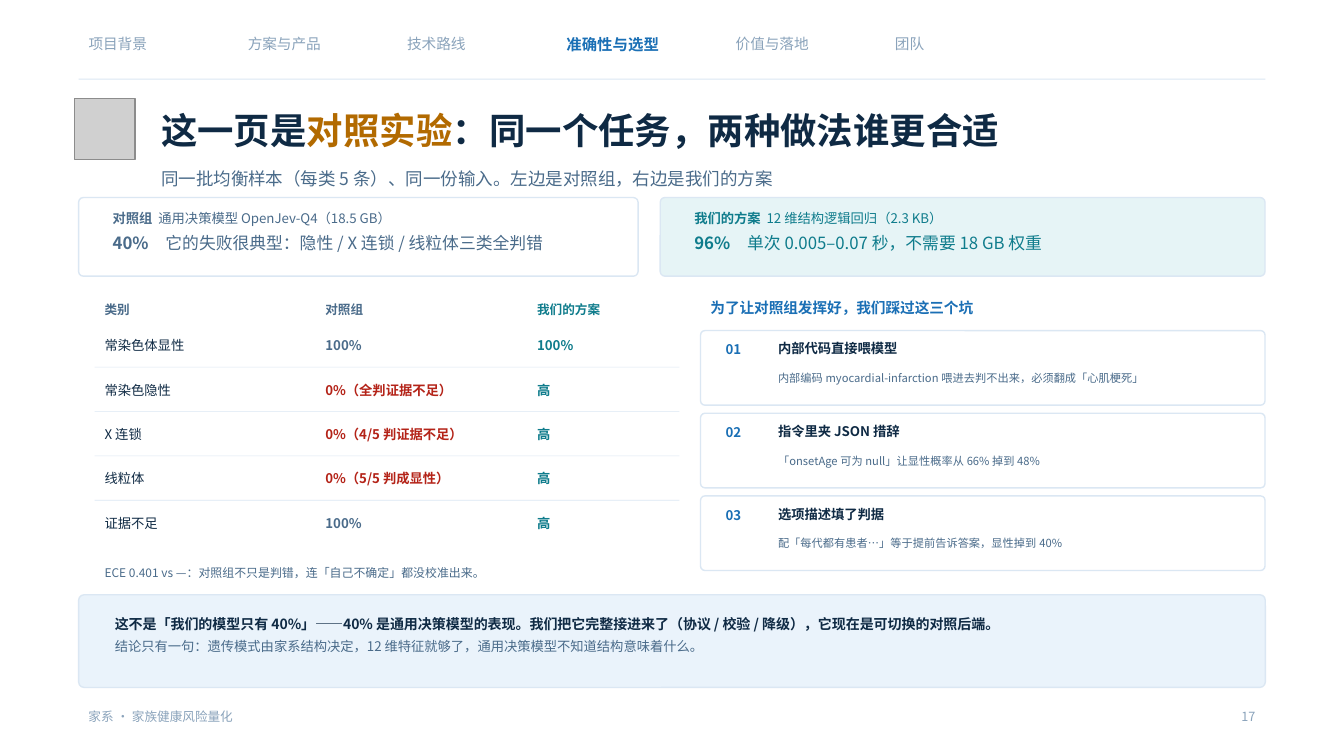
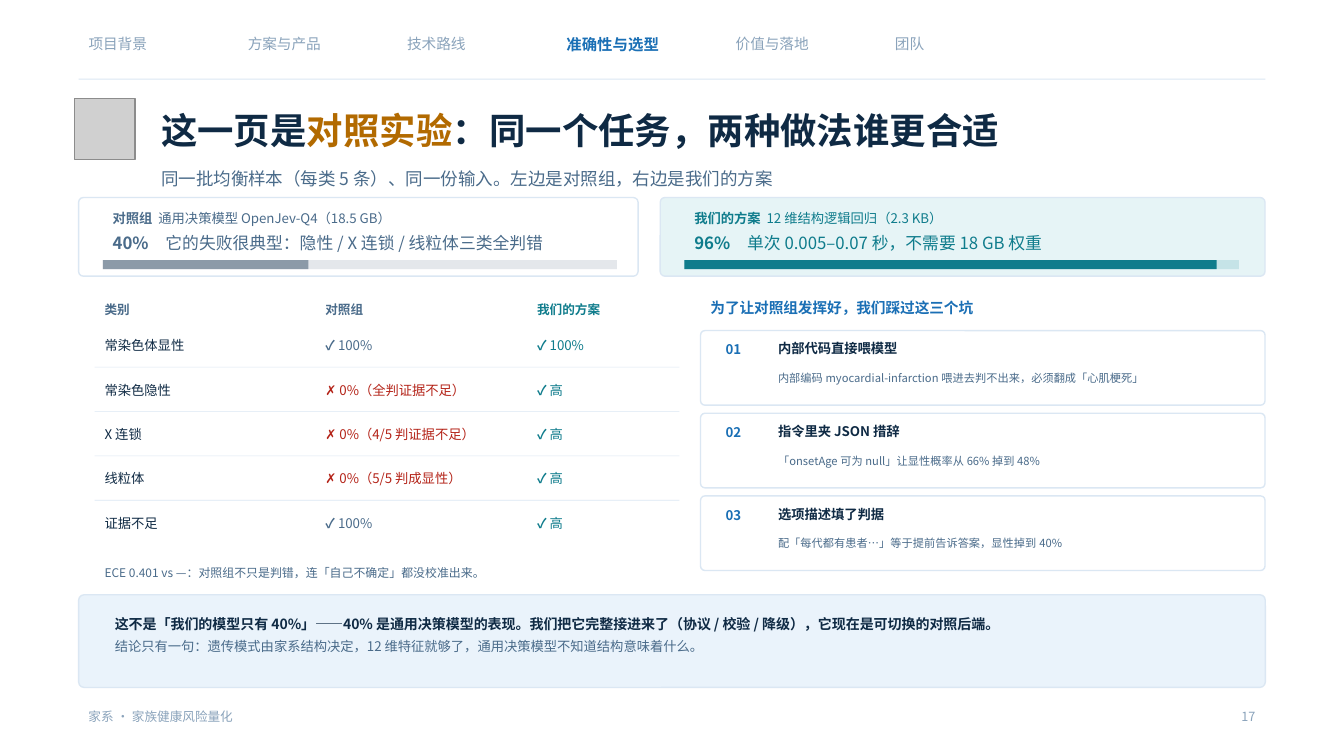
Before and after one commit to NimuStudio/jiaxi, a slide deck: slide 17 of deliverables/家系-答辩-v2.pptx. Drawn at 1344x756 pixels with LibreOffice and Linux fonts; fonts in the diff are those of the drawing; grey boxes stand for pictures; background and template pictures are left out. Boxes give left, top, right and bottom in pixels: in the first picture for what was removed or moved away, otherwise in the second. Text is boxed around its words. In the diff, an @@ line names an element or a change of style, - is before the commit and + after.

Commit message:
docs(deck): 对照页视觉化——比例条 + 勾叉标记
表格读起来慢，评委要逐个数字比。改成一眼看图：
- 两张身份卡底部各加一条比例条：对照组灰条只到 40%，我们的墨青条铺到 96%
- 逐类表格的行首加 ✓ / ✗：✓ 墨青、✗ 红，先看图形再看百分比
- 数字保留在标记后面，不牺牲准确性（仍然写明「0%（全判证据不足）」这类口径）

```diff
--- a/deliverables/家系-答辩-v2.pptx
+++ b/deliverables/家系-答辩-v2.pptx
@@ rectangle added at (x1=103, y1=260, x2=617, y2=269), fill #E4E7EB @@
@@ rectangle added at (x1=103, y1=260, x2=309, y2=269), fill #8C9AA8 @@
@@ rectangle added at (x1=685, y1=260, x2=1239, y2=269), fill #C5E3E7 @@
@@ rectangle added at (x1=685, y1=260, x2=1217, y2=269), fill #0F7C8C @@
@@ text at (x1=338, y1=340, x2=372, y2=350): text changed; bold off @@
-100%
+✓ 100%
@@ text at (x1=550, y1=340, x2=584, y2=350): text changed; bold off @@
-100%
+✓ 100%
@@ text at (x1=339, y1=384, x2=465, y2=396): text changed; bold off @@
-0%（全判证据不足）
+✗ 0%（全判证据不足）
@@ text at (x1=550, y1=384, x2=563, y2=396): text changed @@
-高
+✓ 高
@@ text at (x1=339, y1=428, x2=475, y2=442): text changed; bold off @@
-0%（4/5 判证据不足）
+✗ 0%（4/5 判证据不足）
@@ text at (x1=550, y1=428, x2=563, y2=440): text changed @@
-高
+✓ 高
@@ text at (x1=339, y1=471, x2=461, y2=486): text changed; bold off @@
-0%（5/5 判成显性）
+✗ 0%（5/5 判成显性）
@@ text at (x1=550, y1=472, x2=563, y2=484): text changed @@
-高
+✓ 高
@@ text at (x1=338, y1=518, x2=372, y2=528): text changed; bold off @@
-100%
+✓ 100%
@@ text at (x1=550, y1=517, x2=563, y2=529): text changed @@
-高
+✓ 高
```
Also in this commit, not shown: 1 other file.
